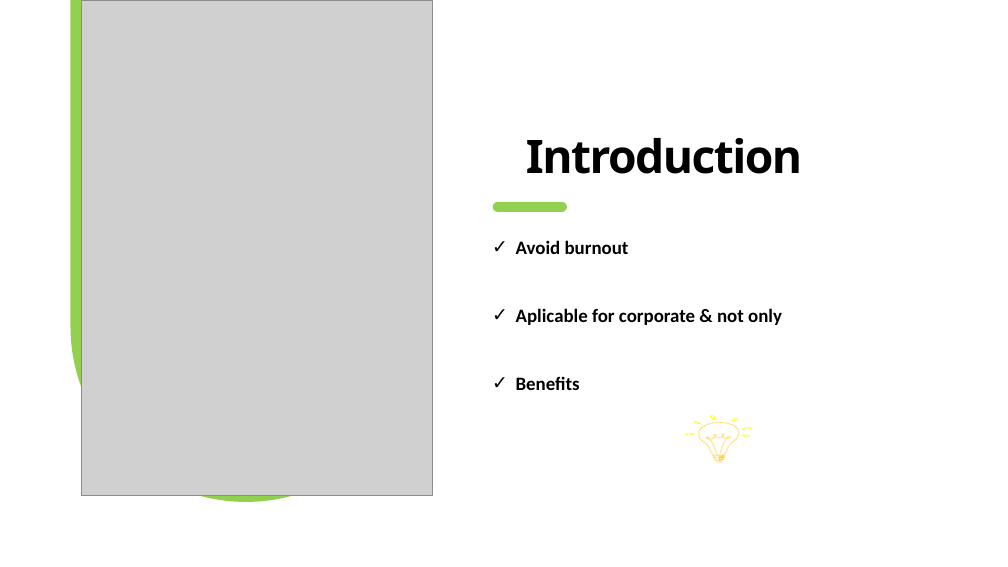
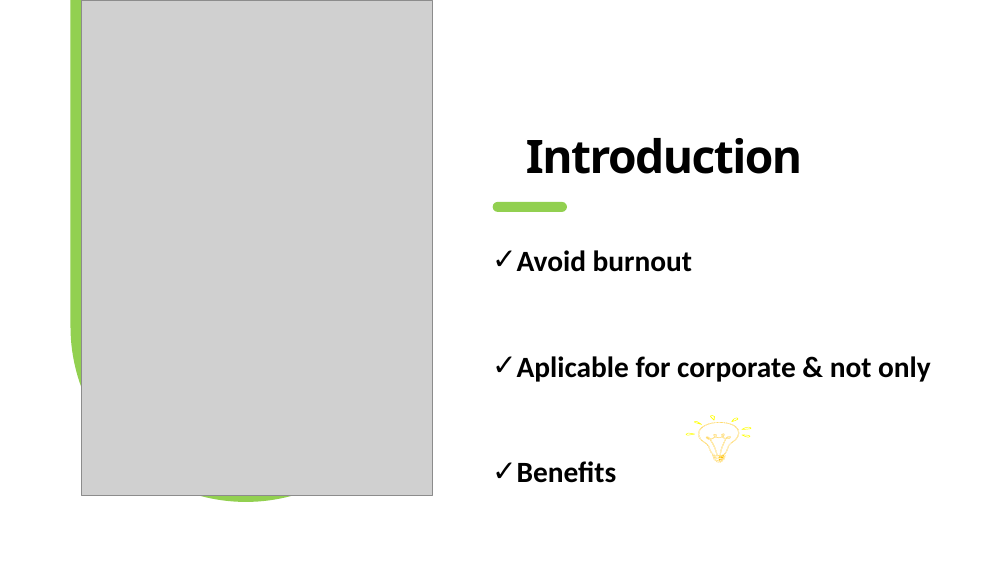
Before and after one commit to savaiulian11/DevHacks2022, a slide deck: slide 2 of ATM_Team.pptx. Drawn at 1008x567 pixels with LibreOffice and Linux fonts; fonts in the diff are those of the drawing; grey boxes stand for pictures. Boxes give left, top, right and bottom in pixels: in the first picture for what was removed or moved away, otherwise in the second. Text is boxed around its words. In the diff, an @@ line names an element or a change of style, - is before the commit and + after.

```diff
--- a/ATM_Team.pptx
+++ b/ATM_Team.pptx
@@ text "Avoid burnout" at [517,250,931,483]: size 18 to 28 pt @@
```
Also in this commit, not shown: 3 other slides changed, 6 other files.
